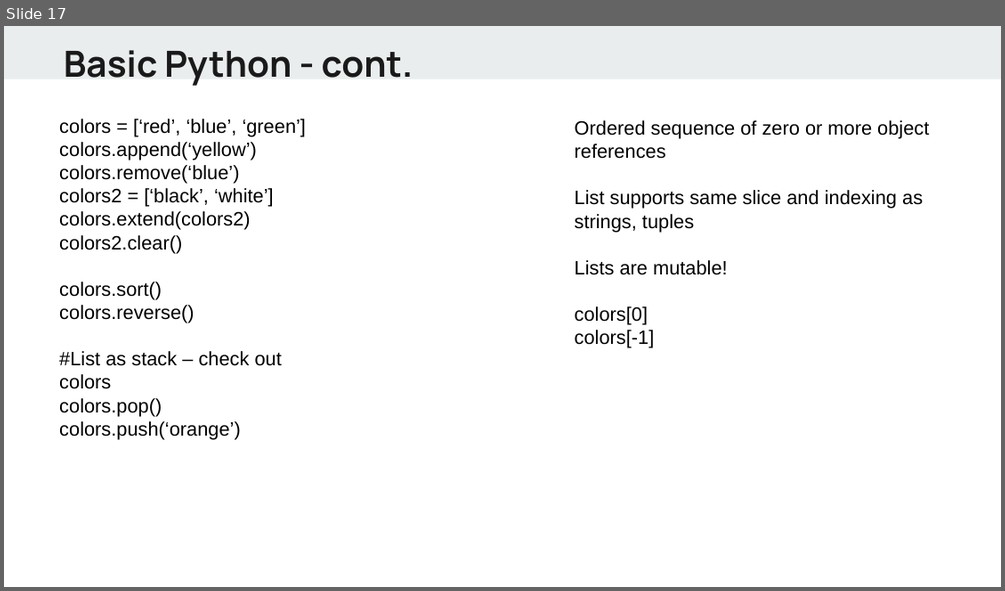
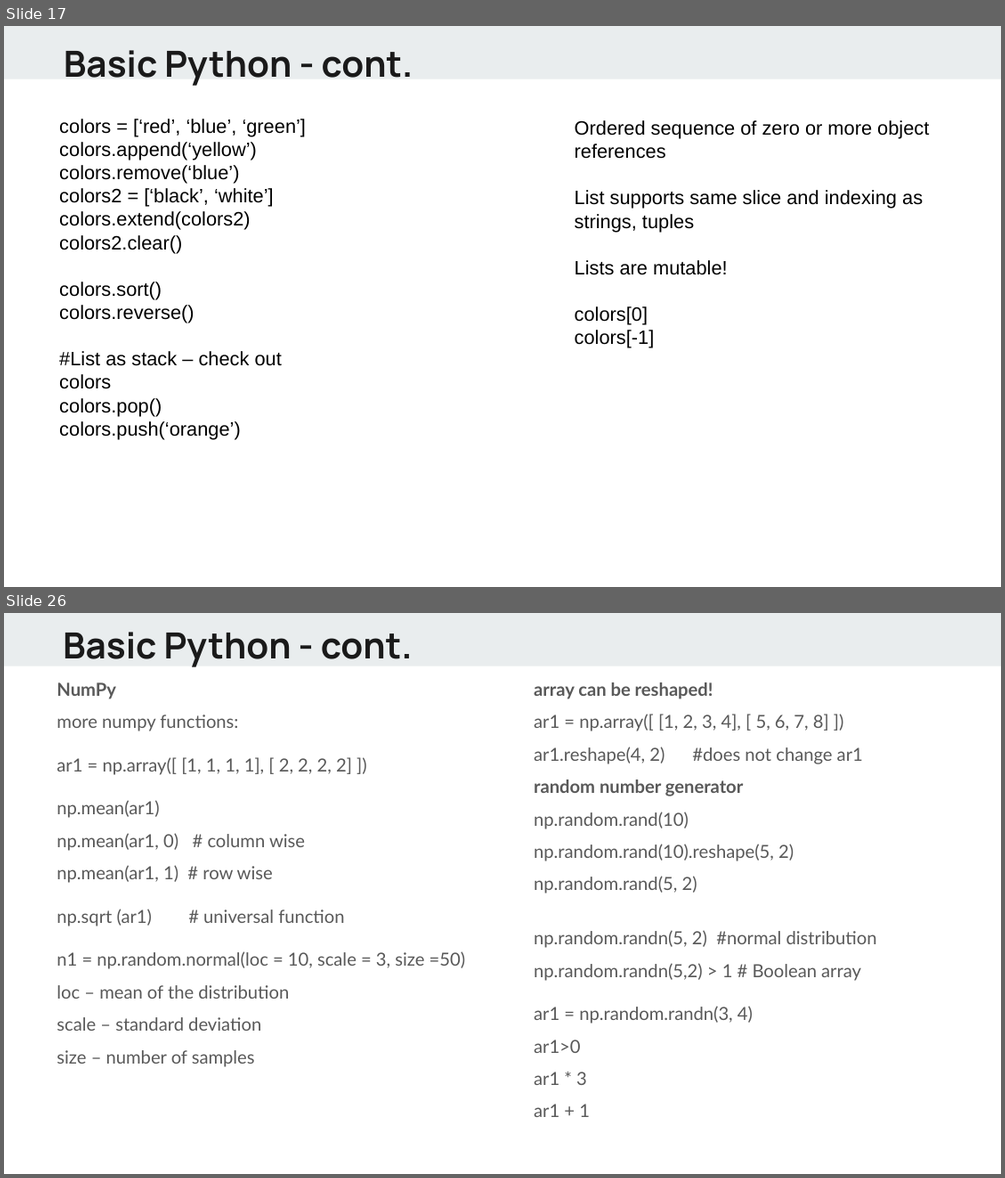
Before and after one commit to alif0/hello_world, a slide deck: lectures/Python - day1.pptx. Shown one above the other, each under a label of ours: slide 17 before the commit, slides 17 and 26 after it; the slides between them are not shown. The pictures are 1005x591 and 1005x1178 pixels, drawn with LibreOffice and Linux fonts; fonts in the diff are those of the drawing. Boxes give left, top, right and bottom in pixels: in the first picture for what was removed or moved away, otherwise in the second. Text is boxed around its words. In the diff, an @@ line names an element or a change of style, - is before the commit and + after.

```diff
--- a/lectures/Python - day1.pptx
+++ b/lectures/Python - day1.pptx
@@ slide 26 added at (4, 613, 1001, 1174), background #FFFFFF; not listed: 1 template element that a slide beside it also shows @@
@@ text added at (63, 632, 413, 667), 26 pt, text #1A1A1A, bold @@
+Basic Python - cont.
@@ text added at (57, 682, 466, 1067), 13 pt, text #595959 @@
+NumPy
+more numpy functions:
+ar1 = np.array([ [1, 1, 1, 1], [ 2, 2, 2, 2] ])
+np.mean(ar1)
+np.mean(ar1, 0) # column wise
+np.mean(ar1, 1) # row wise
+np.sqrt (ar1) # universal function
+n1 = np.random.normal(loc = 10, scale = 3, size =50)
+loc – mean of the distribution
+scale – standard deviation
+size – number of samples
@@ text added at (534, 682, 877, 1117), 13 pt, text #595959 @@
+array can be reshaped!
+ar1 = np.array([ [1, 2, 3, 4], [ 5, 6, 7, 8] ])
+ar1.reshape(4, 2) #does not change ar1
+random number generator
+np.random.rand(10)
+np.random.rand(10).reshape(5, 2)
+np.random.rand(5, 2)
+np.random.randn(5, 2) #normal distribution
+np.random.randn(5,2) > 1 # Boolean array
+ar1 = np.random.randn(3, 4)
+ar1>0
+ar1 * 3
+ar1 + 1
```
Also in this commit, not shown: 2 slides changed, 6 other slides added.
